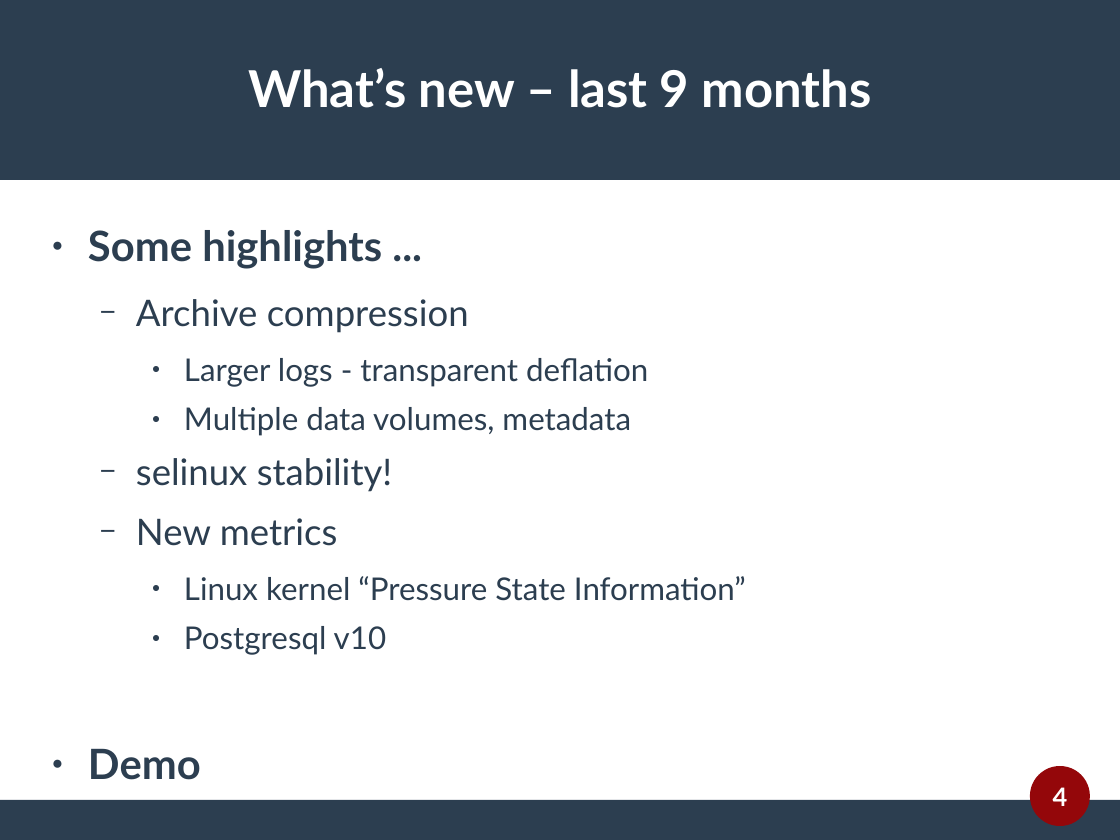
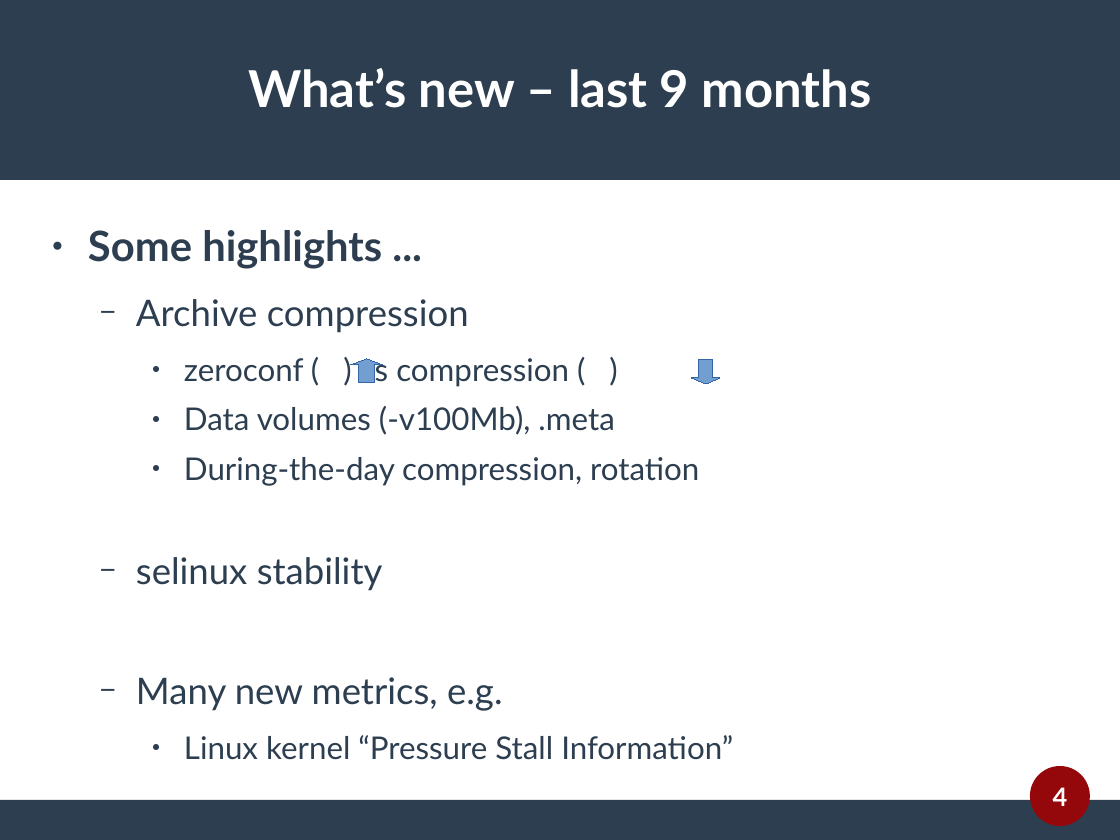
Before and after one commit to sanjulamadurapperuma/performancecopilot.github.io, a slide deck: slide 4 of papers/whats-new-mel.odp. Drawn at 1120x840 pixels with LibreOffice and Linux fonts; fonts in the diff are those of the drawing. Boxes give left, top, right and bottom in pixels: in the first picture for what was removed or moved away, otherwise in the second. Text is boxed around its words. In the diff, an @@ line names an element or a change of style, - is before the commit and + after.

```diff
--- a/papers/whats-new-mel.odp
+++ b/papers/whats-new-mel.odp
@@ text at <box>136,358,733,760</box>: text changed @@
-    ● Larger logs - transparent deflation
-    ● Multiple data volumes, metadata
-  − selinux stability!
-  − New metrics
-    ● Linux kernel “Pressure State Information”
-    ● Postgresql v10
-● Demo
+    ● zeroconf ( ) vs compression ( )
+    ● Data volumes (-v100Mb), .meta
+    ● During-the-day compression, rotation
+  − selinux stability
+  − Many new metrics, e.g.
+    ● Linux kernel “Pressure Stall Information”
@@ up arrow added at <box>351,359,382,383</box>, fill #729FCF, outline #3465A4 0 pt @@
@@ down arrow added at <box>692,360,721,384</box>, fill #729FCF, outline #3465A4 0 pt @@
```
Also in this commit, not shown: 7 other slides changed, 1 slide added, 1 slide removed, 17 other files.
